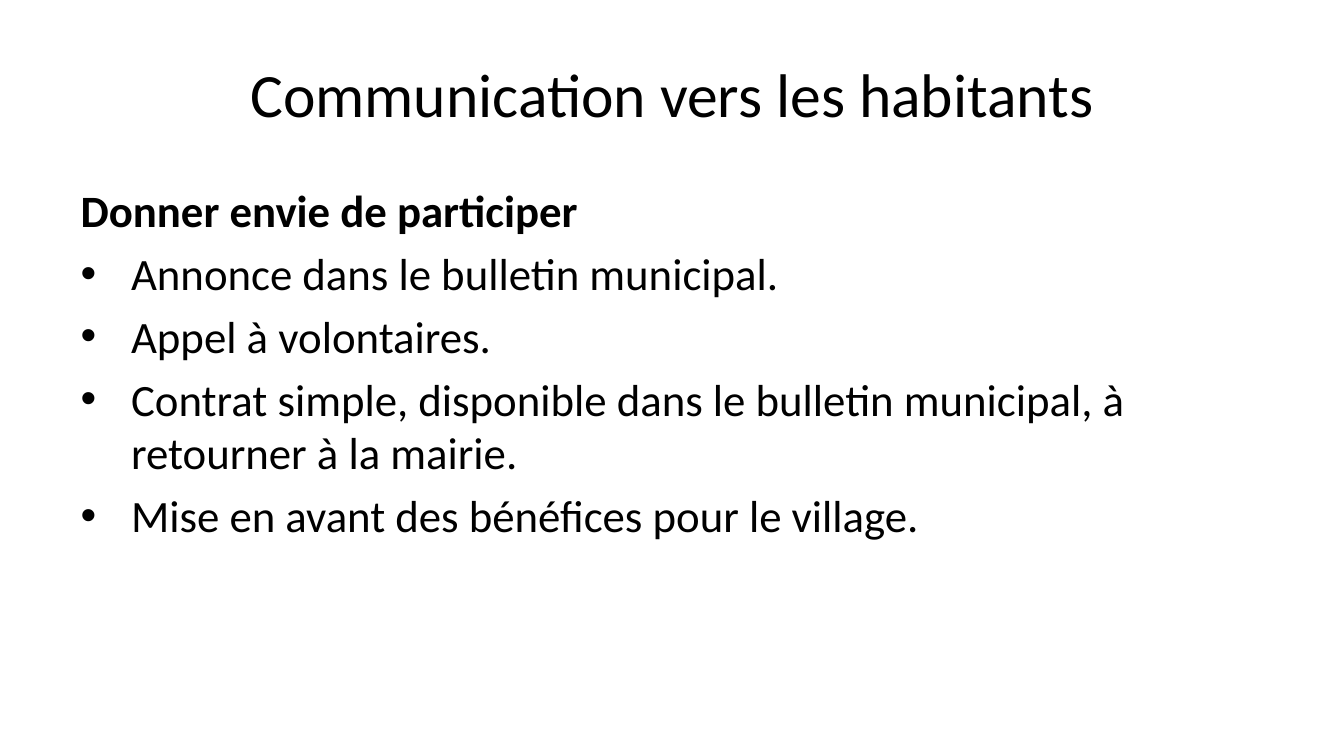
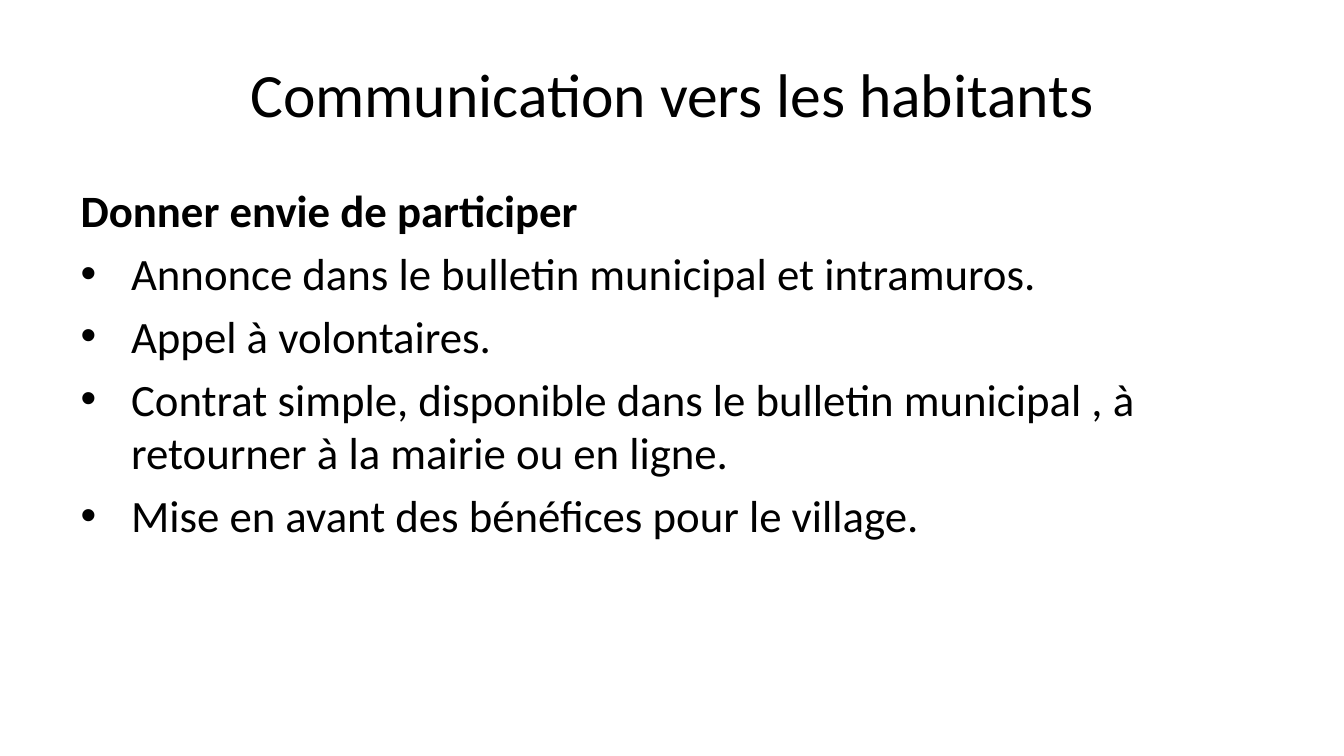
Before and after one commit to Bertrand82/vegetalisation_m2q, a slide deck: slide 13 of presentation.pptx. Drawn at 1344x756 pixels with LibreOffice and Linux fonts; fonts in the diff are those of the drawing. Boxes give left, top, right and bottom in pixels: in the first picture for what was removed or moved away, otherwise in the second. Text is boxed around its words. In the diff, an @@ line names an element or a change of style, - is before the commit and + after.

```diff
--- a/presentation.pptx
+++ b/presentation.pptx
@@ text at (131, 259, 1035, 298): text changed @@
-• Annonce dans le bulletin municipal.
+• Annonce dans le bulletin municipal et intramuros.
@@ text at (131, 385, 1134, 477): text changed @@
-• Contrat simple, disponible dans le bulletin municipal, à retourner à la mairie.
+• Contrat simple, disponible dans le bulletin municipal , à retourner à la mairie ou en ligne.
```
Also in this commit, not shown: 9 other slides changed, 3 other files.
